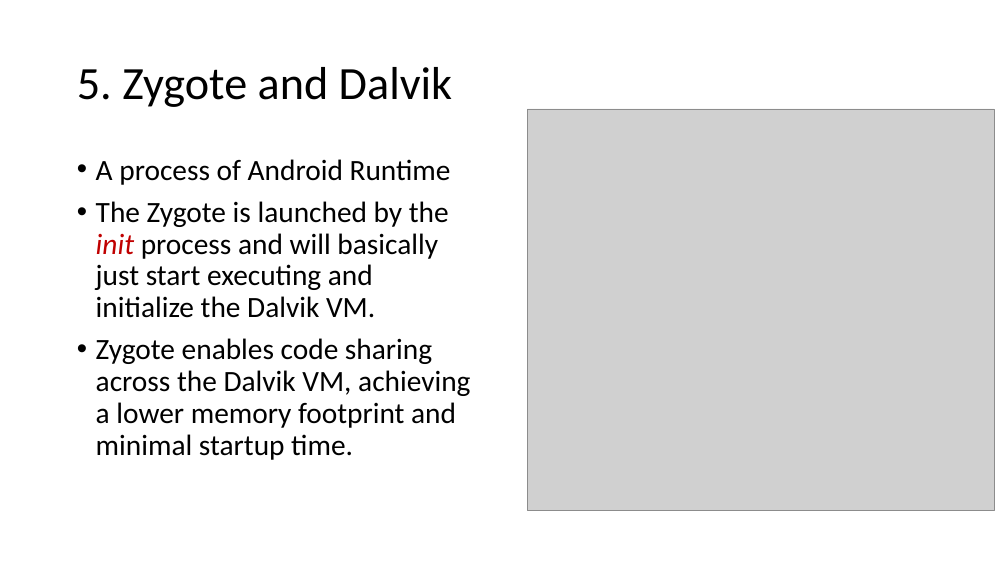
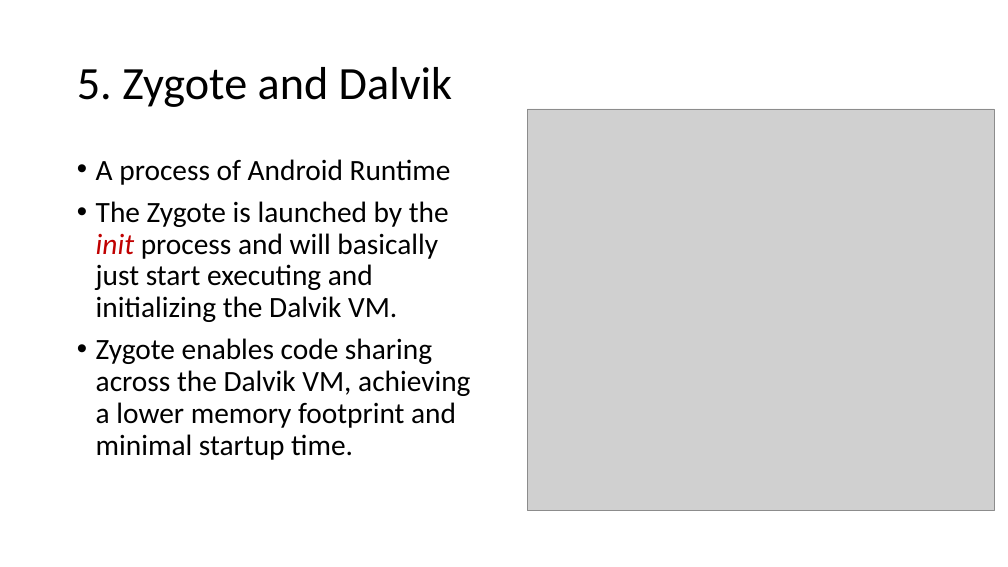
Before and after one commit to frankwxu/digital-forensics-lab, a slide deck: slide 28 of Andriod10/0_Intro_Pixel3_Andriod10.pptx (slide 27 before the commit). Drawn at 1008x567 pixels with LibreOffice and Linux fonts; fonts in the diff are those of the drawing; grey boxes stand for pictures; background and template pictures are left out. Boxes give left, top, right and bottom in pixels: in the first picture for what was removed or moved away, otherwise in the second. Text is boxed around its words. In the diff, an @@ line names an element or a change of style, - is before the commit and + after.

```diff
--- a/Andriod10/0_Intro_Pixel3_Andriod10.pptx
+++ b/Andriod10/0_Intro_Pixel3_Andriod10.pptx
@@ text at <box>96,201,449,322</box>: text changed @@
-• The Zygote is launched by the init process and will basically just start executing and initialize the Dalvik VM.
+• The Zygote is launched by the init process and will basically just start executing and initializing the Dalvik VM.
```
Also in this commit, not shown: 11 other slides changed, 1 slide added, 3 other files.
